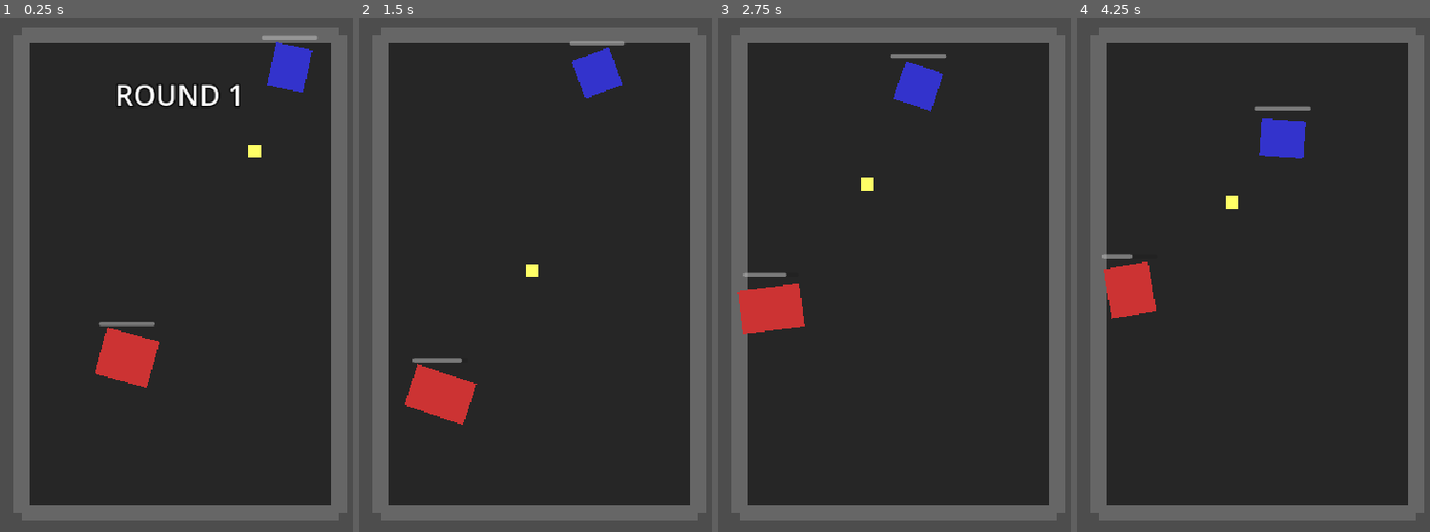
Above: before the commit, frames 1-4 (left to right).
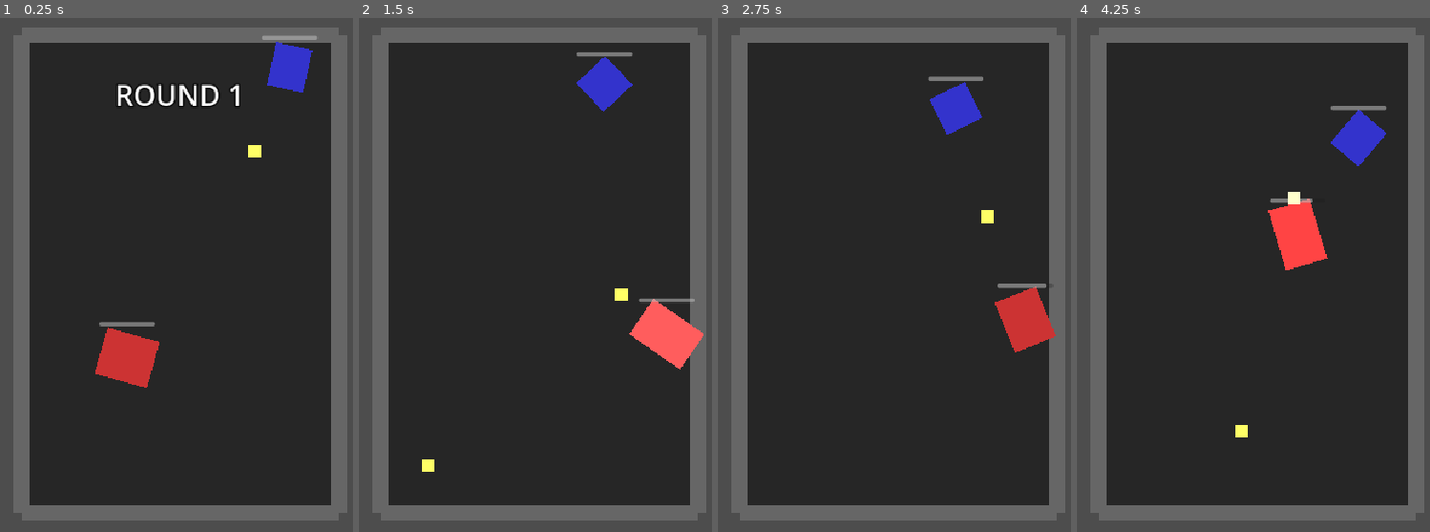
Above: after the commit, the same moments.

Repository: jiexdrop/tiktok_2
Game: Godot game, scene res://main.tscn
Same seed, same stepped clock (60 frames per second), same inputs: the game is played once before the commit and once after it.
Inputs:
- Up to frame 1 (0.25 s): no input
- Up to frame 2 (1.5 s): no input
- Up to frame 3 (2.75 s): no input
- Up to frame 4 (4.25 s): no input

The runs differ from the first frame. In frame 1, less than 0.1% of the frame differs, in the area x 27-87%, y 5-72%; in frame 2, 4.3%; in frame 3, 5.1%; in frame 4, 5.2%, in the area x 7-88%, y 17-82%.

Commit message:
melee fighter avoids projectiles

Diff:
--- a/melee_fighter.gd
+++ b/melee_fighter.gd
@@ -4,16 +4,18 @@
 @export var charge_force: float = 800.0
 @export var charge_duration: float = 0.3
 @export var dash_boost: float = 1.5
-@export var retreat_distance: float = 120.0  # Distance to maintain after charge
-@export var retreat_speed: float = 1.2  # Multiplier for retreat speed
+@export var retreat_speed: float = 1.2
+@export var dodge_force: float = 600.0 # Force applied when dodging
+@export var detection_radius: float = 100.0 # How close a projectile must be to trigger a dodge
 
 var is_charging: bool = false
 var is_retreating: bool = false
 var retreat_timer: float = 0.0
-var retreat_duration: float = 0.5  # How long to retreat for
+var retreat_duration: float = 0.5
+var dodge_cooldown: bool = false
 
 func _ready():
-	super._ready() # Calls the base Fighter _ready()
+	super._ready()
 	body_entered.connect(_on_body_entered)
 
 func _physics_process(delta):
@@ -25,6 +27,36 @@
 		if retreat_timer <= 0:
 			is_retreating = false
 
+	# Reactive Dodging Logic
+	if not dodge_cooldown and not is_charging:
+		look_for_projectiles()
+
+func look_for_projectiles():
+	# Simple scan for nearby projectiles
+	var projectiles = get_tree().get_nodes_in_group("projectiles")
+	for p in projectiles:
+		if p is Projectile and p.owner_fighter != self:
+			var dist = global_position.distance_to(p.global_position)
+			if dist < detection_radius:
+				perform_dodge(p.global_position)
+				break
+
+func perform_dodge(incoming_pos: Vector2):
+	dodge_cooldown = true
+
+	# Calculate perpendicular direction to the incoming threat
+	var to_threat = (incoming_pos - global_position).normalized()
+	var dodge_dir = Vector2(-to_threat.y, to_threat.x) * strafe_direction
+
+	# Apply a sudden burst of movement
+	apply_central_impulse(dodge_dir * dodge_force)
+
+	# Brief invulnerability or visual feedback could go here
+	animation_player.play("hit") # Reusing hit anim for a "twitch" effect
+
+	await get_tree().create_timer(0.8).timeout # Dodge cooldown
+	dodge_cooldown = false
+
 func move_towards_target():
 	if not target or not is_instance_valid(target):
 		return
@@ -32,21 +64,22 @@
 	var direction = (target.global_position - global_position).normalized()
 	var distance = global_position.distance_to(target.global_position)
 
-	# Retreat after charge
 	if is_retreating:
-		# Move away from target
-		apply_central_force(-direction * move_speed * retreat_speed)
+		# Faster, more erratic retreat
+		var jitter = Vector2(randf_range(-0.5, 0.5), randf_range(-0.5, 0.5))
+		apply_central_force((-direction + jitter).normalized() * move_speed * retreat_speed)
 		return
 
-	# Don't move while charging
-	if is_charging:
-		return
+	if is_charging: return
 
-	# Dash when close but not charging
+	# Improved closing behavior: spiral in instead of walking straight
+	var side_step = Vector2(-direction.y, direction.x) * strafe_direction * 0.5
+	var approach_vec = (direction + side_step).normalized()
+
 	if distance < 150.0:
-		apply_central_force(direction * move_speed * dash_boost)
+		apply_central_force(approach_vec * move_speed * dash_boost)
 	else:
-		apply_central_force(direction * move_speed)
+		apply_central_force(approach_vec * move_speed)
 
 func perform_attack():
 	if is_charging or is_retreating:
@@ -56,29 +89,21 @@
 	is_charging = true
 	can_attack = false
 
-	# Charge animation
 	animation_player.play("charge")
 
-	# Apply massive force towards target
 	var direction = (target.global_position - global_position).normalized()
 	apply_central_impulse(direction * charge_force)
 
 	await get_tree().create_timer(charge_duration).timeout
 	is_charging = false
-
-	# Start retreating after charge
 	is_retreating = true
 	retreat_timer = retreat_duration
-
 	start_attack_cooldown()
 
 func _on_body_entered(body):
 	if body is Fighter and body != self and is_charging:
 		body.take_damage(attack_damage, global_position)
-		# Bounce back a bit
 		var bounce_dir = (global_position - body.global_position).normalized()
-		apply_central_impulse(bounce_dir * 200.0)
-
-		# Immediately start retreating on hit
+		apply_central_impulse(bounce_dir * 300.0) # Increased bounce for "impact" feel
 		is_retreating = true
 		retreat_timer = retreat_duration
--- a/project.godot
+++ b/project.godot
@@ -29,6 +29,10 @@
 window/size/mode=2
 window/stretch/mode="canvas_items"
 
+[global_group]
+
+projectiles=""
+
 [physics]
 
 2d/default_gravity=0.0
--- a/projectile.tscn
+++ b/projectile.tscn
@@ -6,7 +6,7 @@
 [sub_resource type="CircleShape2D" id="CircleShape2D_1"]
 radius = 8.0
 
-[node name="Projectile" type="RigidBody2D" unique_id=975617937]
+[node name="Projectile" type="RigidBody2D" unique_id=975617937 groups=["projectiles"]]
 collision_layer = 4
 collision_mask = 7
 gravity_scale = 0.0
